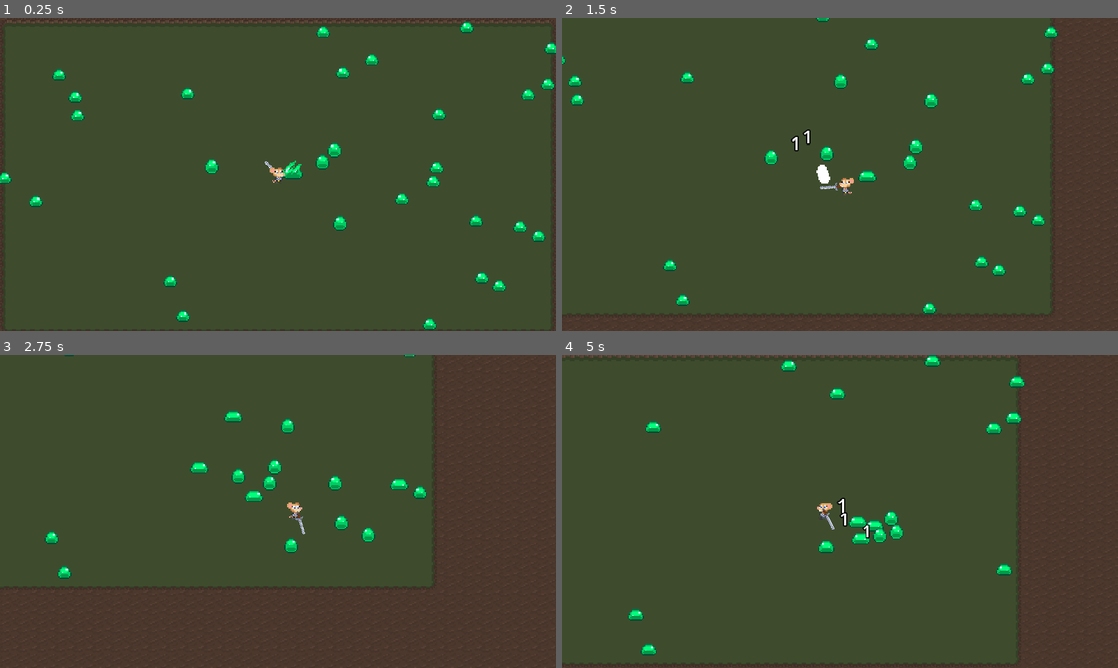
Above: before the commit, frames 1-4 (two rows, left to right).
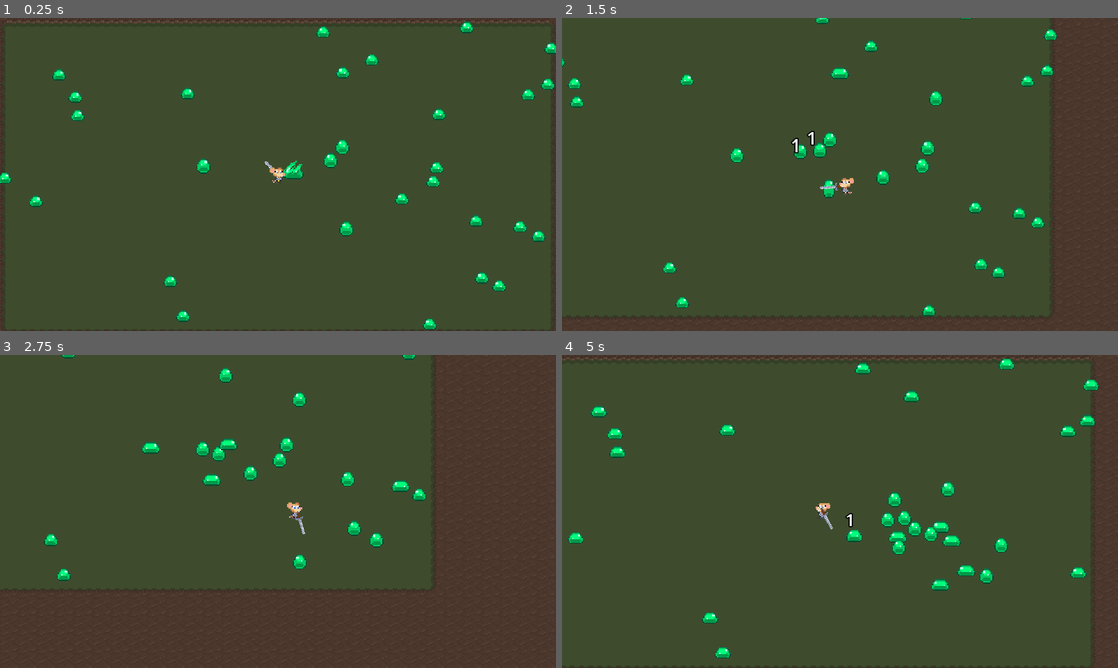
Above: after the commit, the same moments.

Repository: Greg-Rus/NFC
Game: Godot game, scene res://Scenes/GameLogic/main.tscn
Two runs of this game, one before a commit and one after it. Both use one fixed random seed, a clock stepped at 60 frames per second and the inputs below.
Inputs (mouse positions are in pixels of both pictures, inside the frame that each line leads up to):
- Up to frame 1 (0.25 s): no input
- Up to frame 2 (1.5 s): move the mouse to (962, 158) at 0.52 s; hold D (right) 0.53-1.28 s; click (962, 158) at 0.6 s; move the mouse to (728, 190) at 1.27 s; hold S (down) from 1.28 s (still down); click (728, 190) at 1.35 s
- Up to frame 3 (2.75 s): move the mouse to (333, 442) at 2.02 s; release S (down) at 2.03 s; hold D (right) from 2.03 s (still down); click (333, 442) at 2.1 s
- Up to frame 4 (5 s): move the mouse to (812, 574) at 2.77 s; release D (right) at 2.78 s; hold W (up) 2.78-3.53 s; click (812, 574) at 2.85 s; move the mouse to (1006, 558) at 3.52 s; hold A (left) from 3.53 s (still down); click (1006, 558) at 3.6 s; move the mouse to (673, 464) at 4.27 s; click (673, 464) at 4.35 s

The runs differ from the first frame. In frame 1, 0.6% of the frame differs, in the area x 35-64%, y 38-70%; in frame 2, 3.1%; in frame 3, 3.0%; in frame 4, 5.7%, in the area x 0-97%, y 0-100%.

Commit message:
non physics movement and bouncing kind of works

Diff:
--- a/Scenes/Enemies/enemy.gd
+++ b/Scenes/Enemies/enemy.gd
@@ -5,7 +5,8 @@
 
 @onready var animationPlayer : AnimationPlayer = $AnimationPlayer
 @onready var sprite : Sprite2D = $Sprite2D
-@export var moveForce : float
+@export var moveSpeed : float
+@export var acceleration: float
 @export var detection_range : float = 100
 @export var attack_range : float = 30
 @export var hit_points : float = 5
@@ -22,7 +23,7 @@
 	if(draw_debug):
 		draw_circle(Vector2.ZERO, detection_range, Color.BLUE * Color(1,1,1,0.3))
 		draw_circle(Vector2.ZERO, attack_range, Color.RED * Color(1,1,1,0.4))
-		draw_line(Vector2.ZERO, directionToPlayer.normalized() * moveForce, Color.RED, 1)
+		draw_line(Vector2.ZERO, directionToPlayer.normalized() * moveSpeed, Color.RED, 1)
 
 func _ready() -> void:
 	animationPlayer.play("enemy_idle")
@@ -36,16 +37,18 @@
 
 func _physics_process(delta: float):
 	if(current_state == ENEMY_STATE.MOVING):
-		move(delta)
+		velocity = velocity.lerp(directionToPlayer.normalized() * moveSpeed, delta * acceleration)
+		move_and_slide()
+
+	if(current_state == ENEMY_STATE.GETTING_HIT):
+		velocity = velocity.lerp(Vector2.ZERO, delta * acceleration)
+		var collision = move_and_collide(velocity * delta)
+		if collision:
+			velocity = velocity.bounce(collision.get_normal()) * 0.5
 
 func init(player_node: Player) -> void:
 	if(not player):
 		player = player_node
-
-func move(delta: float) -> void:
-	#apply_central_impulse (directionToPlayer.normalized() * moveForce)
-	velocity = directionToPlayer.normalized() * moveForce * delta * Constants.DELTA_MULTIPLIER
-	move_and_slide()
 
 func process_current_state(delta: float):
 	match current_state:
@@ -96,11 +99,6 @@
 	if(hit_stun_timer >= hit_stun_time):
 		transitionToState(ENEMY_STATE.MOVING)
 		hit_stun_timer = 0
-	else:
-		var collision = move_and_collide(velocity * delta)
-		if collision:
-			velocity = velocity.bounce(collision.get_normal()) * Constants.DELTA_MULTIPLIER
-			print("Bounced velocity: " + str(velocity))
 
 func process_dying():
 	if(!animationPlayer.is_playing()):
--- a/Scenes/Enemies/enemy.tscn
+++ b/Scenes/Enemies/enemy.tscn
@@ -115,10 +115,11 @@
 
 [node name="Enemy" type="CharacterBody2D"]
 collision_layer = 8
-collision_mask = 9
+collision_mask = 13
 motion_mode = 1
 script = ExtResource("1_gqnbu")
-moveForce = 25.0
+moveSpeed = 25.0
+acceleration = 5.0
 attack_range = 20.0
 
 [node name="Sprite2D" type="Sprite2D" parent="."]
